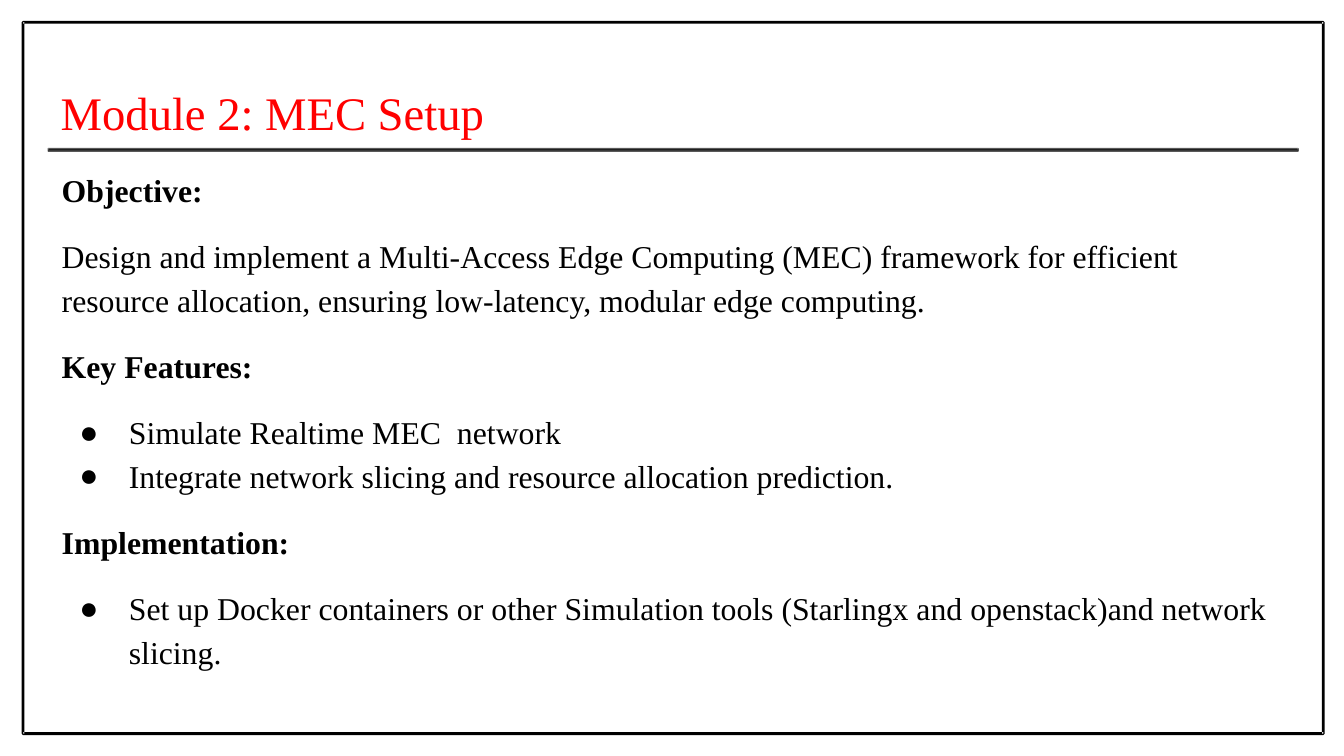
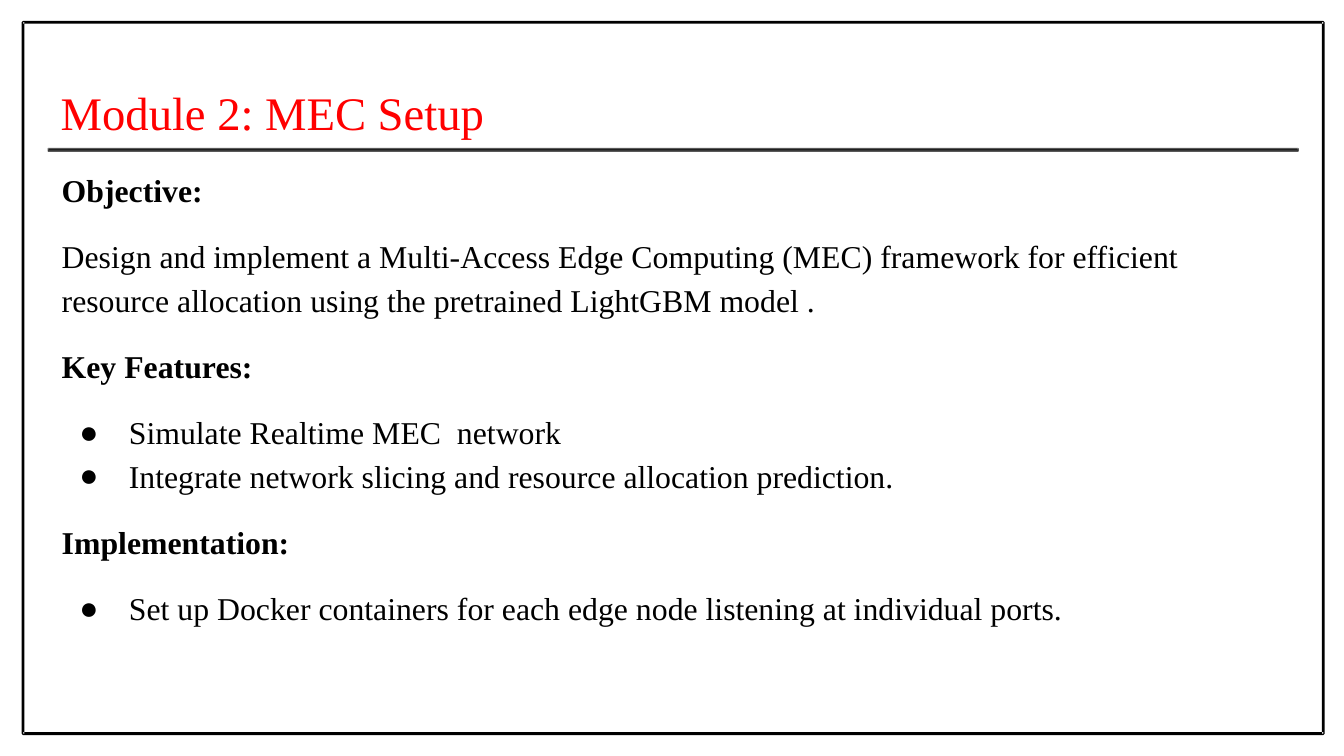
Before and after one commit to Prithiv-vijai/5g_MEC_Blockchain, a slide deck: slide 12 of files/Batch-4 First Review.pptx. Drawn at 1344x756 pixels with LibreOffice and Linux fonts; fonts in the diff are those of the drawing. Boxes give left, top, right and bottom in pixels: in the first picture for what was removed or moved away, otherwise in the second. Text is boxed around its words. In the diff, an @@ line names an element or a change of style, - is before the commit and + after.

```diff
--- a/files/Batch-4 First Review.pptx
+++ b/files/Batch-4 First Review.pptx
@@ text at (x1=62, y1=245, x2=1178, y2=318): text changed @@
-Design and implement a Multi-Access Edge Computing (MEC) framework for efficient resource allocation, ensuring low-latency, modular edge computing.
+Design and implement a Multi-Access Edge Computing (MEC) framework for efficient resource allocation using the pretrained LightGBM model .
@@ text at (x1=129, y1=597, x2=1061, y2=626): text changed @@
-● Set up Docker containers or other Simulation tools (Starlingx and openstack)and network slicing.
+● Set up Docker containers for each edge node listening at individual ports.
```
Also in this commit, not shown: 2 other slides changed, 11 other files.
